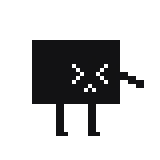
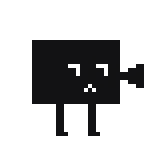
Two versions of the same layered image (w=160, h=160). Layer-by-layer changes:
showed "Layer 4 copy 6" over [68, 64, 144, 84]
showed "Layer 4 copy 5" over [68, 64, 144, 84]
